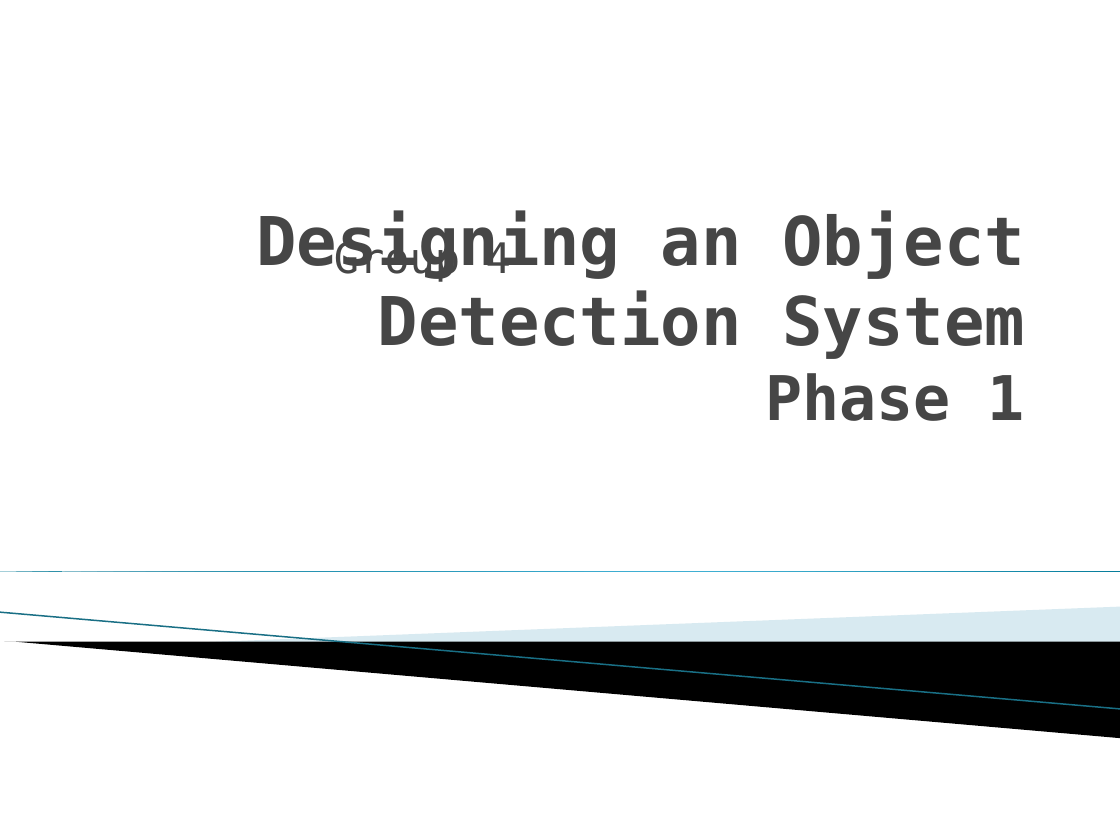
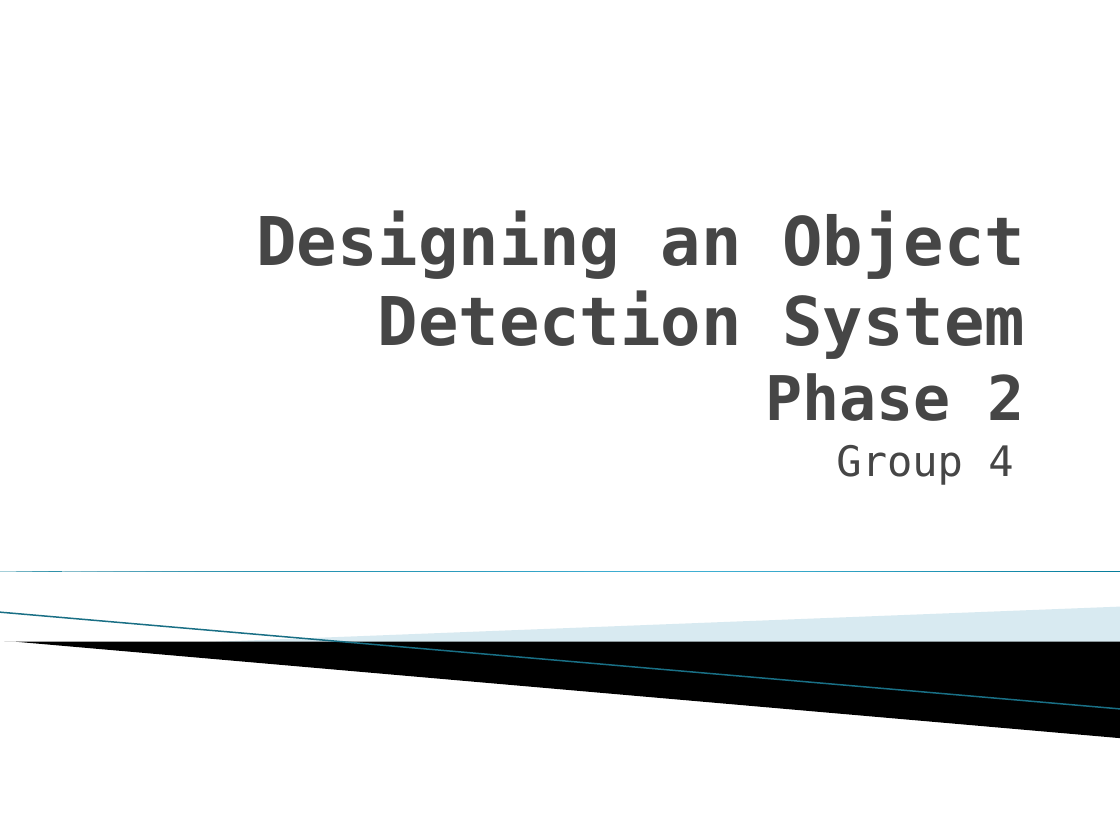
Before and after one commit to nz-Mark-Y/Object-Detection-SoC, a slide deck: slide 1 of documentation/Phase2.pptx. Drawn at 1120x840 pixels with LibreOffice and Linux fonts; fonts in the diff are those of the drawing; background and template pictures are left out. Boxes give left, top, right and bottom in pixels: in the first picture for what was removed or moved away, otherwise in the second. Text is boxed around its words. In the diff, an @@ line names an element or a change of style, - is before the commit and + after.

Commit message:
updated pptx

```diff
--- a/documentation/Phase2.pptx
+++ b/documentation/Phase2.pptx
@@ title at (256, 210, 1025, 421): text changed @@
-Designing an Object Detection System
-Phase 1
+Designing an Object Detection System
+Phase 2
@@ subtitle "Group 4": place and size @@
-subtitle "Group 4" at (334, 239, 511, 282)
+subtitle "Group 4" at (836, 445, 1013, 485)
```
Also in this commit, not shown: 5 other slides changed.
